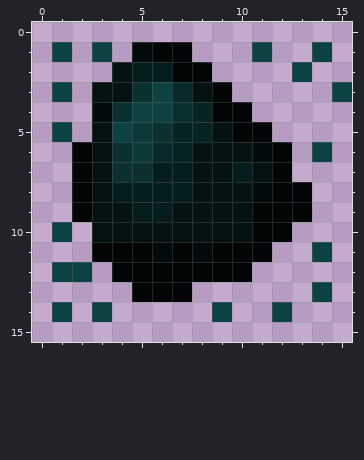
Two states of a pixel-art sprite, .mcreator/modElementThumbnails/Tier3Coal.png. Above: the version before the commit.
The file is 32x32 pixels, drawn in blocks of 2x2; one block is one cell here. Colours within 5 levels of each other are drawn and written as one.
New version:
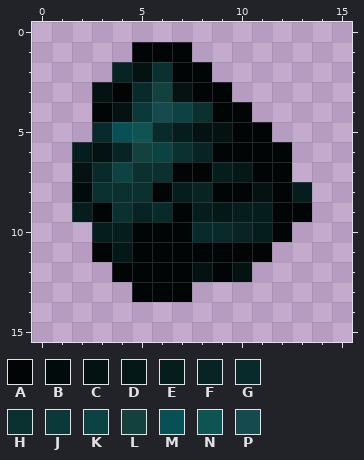
Palette (. is transparent): A #010505  B #020b0b  C #041212  D #031817  E #061d1d  F #072323  G #082a2a  H #0a3030  J #0b3838  K #0d4242  L #13413e  M #075156  N #0d5452  P #154b4e
Diff:
@@ x 0..15 @@
  0 ................
- 1 .K.K.BAA...K..K.
- 2 ....CEEAA....K..
- 3 .K.CCHKGCA.....K
- 4 ...BHKKHFAA.....
- 5 .K.CKJHFFCAA....
- 6 ..ACHJGFCCCBA.K.
- 7 ..ACHHEECCECA...
- 8 ..ACEEEECCCBAA..
- 9 ..ACCEECCCCAAA..
-10 .K.CCCCCCCCAA...
-11 ...AAABABAAA..K.
-12 .KK.AAAAAAA.....
-13 .....AAA......K.
-14 .K.K.....K..K...
+ 1 .....AAA........
+ 2 ....FCHAA.......
+ 3 ...CAGLCAA......
+ 4 ...ACJPKHAA.....
+ 5 ...GMNGECCAA....
+ 6 ..ECFLKHFAAAA...
+ 7 ..CGKHHAAEDAA...
+ 8 ..BHHHAEFAACAE..
+ 9 ..EAHFGAEDEEAA..
+10 ...EEAAAGGFEA...
+11 ...ADAAAAAAA....
+12 ....AAAACAC.....
+13 .....AAA........
+14 ................
 15 ................
Where, in picture pixels (left, top, right, bottom), the same in both pictures:
changed: (52, 42, 352, 322)
